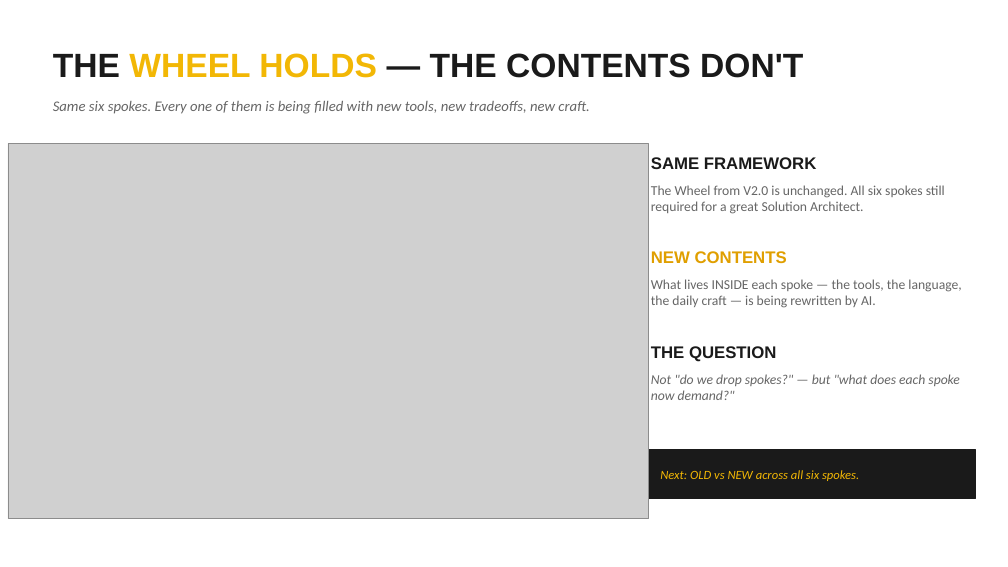
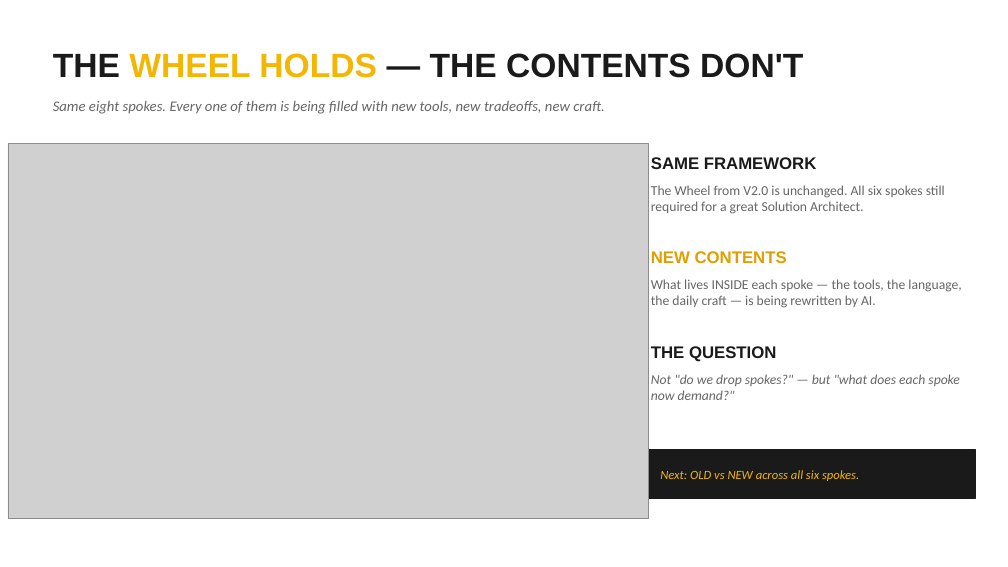
Before and after one commit to Neill-KPMG/DynamicsMinds, a slide deck: slide 6 of DynamicsMinds2026_NeillRiordan_JoseAzevedo_Architecting_ERP_in_the_Age_of_AI.pptx. Drawn at 1008x567 pixels with LibreOffice and Linux fonts; fonts in the diff are those of the drawing; grey boxes stand for pictures. Boxes give left, top, right and bottom in pixels: in the first picture for what was removed or moved away, otherwise in the second. Text is boxed around its words. In the diff, an @@ line names an element or a change of style, - is before the commit and + after.

```diff
--- a/DynamicsMinds2026_NeillRiordan_JoseAzevedo_Architecting_ERP_in_the_Age_of_AI.pptx
+++ b/DynamicsMinds2026_NeillRiordan_JoseAzevedo_Architecting_ERP_in_the_Age_of_AI.pptx
@@ text at (x1=53, y1=101, x2=604, y2=114): text changed @@
-Same six spokes. Every one of them is being filled with new tools, new tradeoffs, new craft.
+Same eight spokes. Every one of them is being filled with new tools, new tradeoffs, new craft.
```
Also in this commit, not shown: 1 other file.
